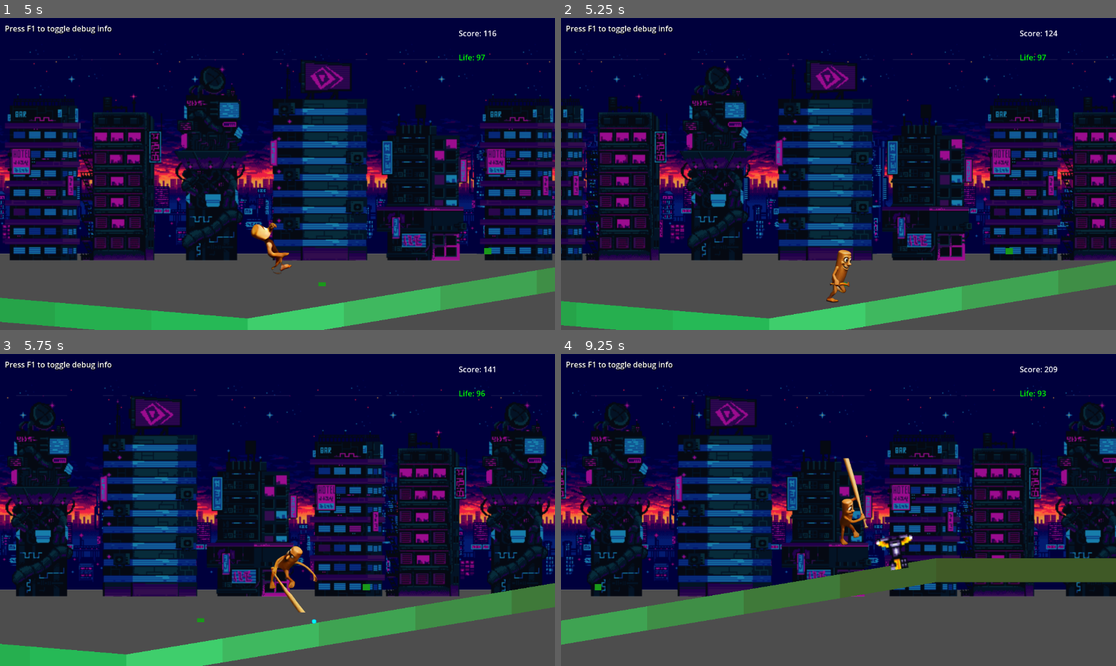
Above: before the commit, frames 1-4 (two rows, left to right).
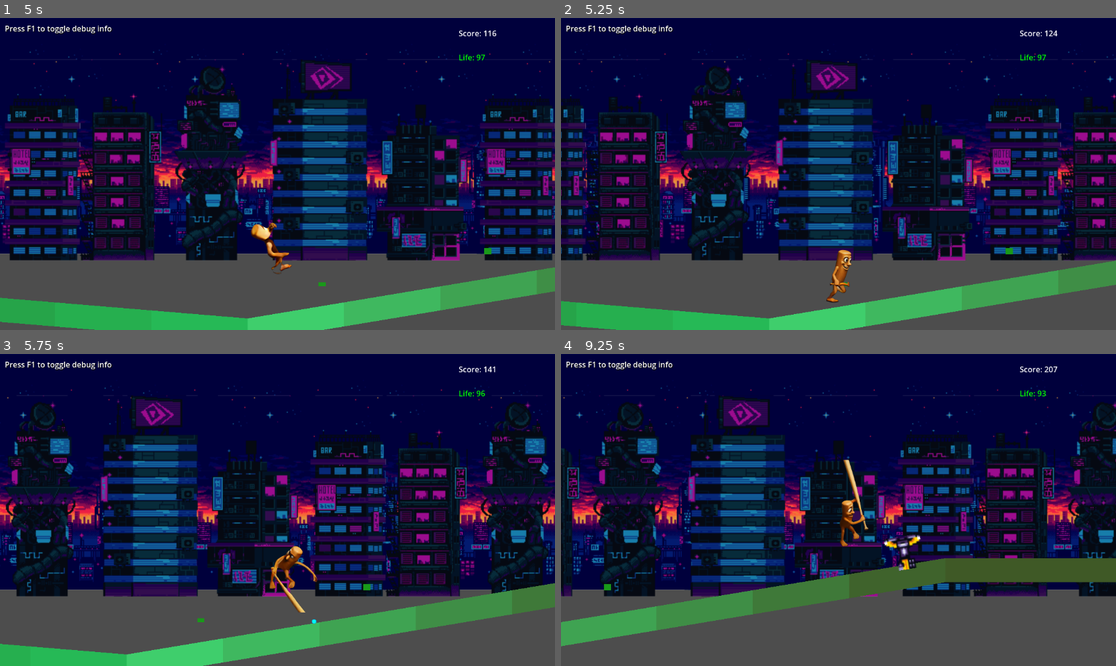
Above: after the commit, the same moments.

Repository: DeweyHur/meme_runner
Game: Godot game, scene res://scenes/MainMenu.tscn
Same seed, same stepped clock (60 frames per second), same inputs: the game is played once before the commit and once after it.
Inputs (mouse positions are in pixels of both pictures, inside the frame that each line leads up to):
- Up to frame 1 (5 s): click "Start Game" at 0.5 s; click "Next" at 1.25 s; tap Space (jump) at 2, 2.27, 2.75, 3.02, 3.5, 4.25, 4.52 s; move the mouse to (399, 158) at 2.02 s; move the mouse to (166, 189) at 2.77 s; move the mouse to (333, 105) at 3.52 s; hold Left (ui_left) 3.53-4.28 s; move the mouse to (249, 236) at 4.27 s
- Up to frame 2 (5.25 s): tap F at 5 s; move the mouse to (1005, 220) at 5.02 s
- Up to frame 3 (5.75 s): tap Space (jump) at 5.27 s
- Up to frame 4 (9.25 s): tap F at 5.75 s; move the mouse to (672, 463) at 5.77 s; hold Down (ui_down) 5.78-6.53 s; tap Space (jump) at 6.02, 7.52, 8.27, 9.02 s; move the mouse to (866, 510) at 6.52 s; move the mouse to (755, 432) at 7.27 s; hold Left (ui_left) 7.28-8.78 s; move the mouse to (960, 494) at 8.02 s; move the mouse to (727, 525) at 8.77 s

Frame 1 is identical in both runs. In frame 2, 1.4% of the frame differs, in the area x 0-100%, y 15-86%; in frame 3, 2.8%; in frame 4, 24%, in the area x 0-100%, y 4-94%.

Commit message:
Implement smooth slope movement for gradual decline slopes
- Add slope detection system that calculates angles from ground normals
- Implement handle_slope_movement() for smooth downward slope traversal
- Add slope configuration options (max_walkable_slope_angle, slope_movement_enabled)
- Integrate with existing procedural ground system
- Add debug overlay support for slope information (F1 key)
- Create comprehensive documentation in SLOPE_MOVEMENT_IMPLEMENTATION.md

Player now moves smoothly on gradual decline slopes instead of falling through them, creating more polished gameplay experience.

Diff:
--- a/Enemies/Drone/drone.tscn
+++ b/Enemies/Drone/drone.tscn
@@ -65,7 +65,6 @@
 [node name="Drone" type="Area2D"]
 scale = Vector2(4, 4)
 collision_layer = 2
-collision_mask = 1
 script = ExtResource("1_pxc43")
 
 [node name="Sprite2D" type="Sprite2D" parent="."]
--- a/Player/player.gd
+++ b/Player/player.gd
@@ -19,6 +19,13 @@
 var hurt_timer = 0.0
 var debug_info = {}  # Store debug information
 
+# Slope handling variables
+var max_walkable_slope_angle = 25.0  # Maximum slope angle in degrees that player can walk on
+var slope_movement_enabled = true  # Whether to enable smooth slope movement
+var current_slope_angle = 0.0  # Current slope angle in degrees
+var slope_normal = Vector2.UP  # Normal vector of the current slope
+var debug_slope_info = false  # Enable to show slope debug info
+
 # Shooting variables
 var shoot_timer = 0.0
 var shoot_interval = 4.0  # Configurable shooting interval in seconds
@@ -49,9 +56,22 @@
 		update_animations(0)  # No input during hurt
 		return
 
-	# Add the gravity.
-	if not is_on_floor():
-		velocity.y += gravity * delta
+	# Detect slope information when on floor
+	if is_on_floor():
+		detect_slope_info()
+	else:
+		# Reset slope info when not on floor
+		current_slope_angle = 0.0
+		slope_normal = Vector2.UP
+
+	# Handle slope movement
+	if is_on_floor() and slope_movement_enabled and abs(current_slope_angle) <= max_walkable_slope_angle:
+		# On gradual slope - apply slope-based movement
+		handle_slope_movement(delta)
+	else:
+		# Normal gravity when not on floor or on steep slopes
+		if not is_on_floor():
+			velocity.y += gravity * delta
 
 	# Handle Jump.
 	if Input.is_action_just_pressed("ui_accept") and is_on_floor():
@@ -91,6 +111,82 @@
 	# Update jumping state
 	if is_on_floor() and is_jumping:
 		is_jumping = false
+
+func detect_slope_info():
+	# Get slope information from the ground we're standing on
+	var ground_info = get_ground_info_at_position()
+	if ground_info.has("normal"):
+		slope_normal = ground_info.normal
+		# Calculate slope angle from normal
+		var slope_radians = acos(slope_normal.y)
+		current_slope_angle = rad_to_deg(slope_radians)
+
+		# Determine if slope is downward (negative angle)
+		if slope_normal.x > 0:  # Normal pointing right means downward slope
+			current_slope_angle = -current_slope_angle
+
+		# Debug output
+		if debug_slope_info:
+			print("Slope detected - Angle: %.1f°, Normal: %s" % [current_slope_angle, slope_normal])
+	else:
+		# Fallback: assume flat ground
+		current_slope_angle = 0.0
+		slope_normal = Vector2.UP
+
+func get_ground_info_at_position() -> Dictionary:
+	# Try to get ground information from procedural ground system
+	var game_scene = get_parent()
+	if game_scene and game_scene.has_method("get_ground_info_at_position"):
+		return game_scene.get_ground_info_at_position(position.x)
+
+	# Fallback: check collision with ground pieces
+	for i in get_slide_collision_count():
+		var collision = get_slide_collision(i)
+		var collider = collision.get_collider()
+
+		if collider and collider.has_method("get_ground_info_at_x"):
+			# Calculate x offset within the ground piece
+			var local_pos = collider.to_local(position)
+			return collider.get_ground_info_at_x(local_pos.x)
+
+	# Default fallback
+	return {"height": position.y, "normal": Vector2.UP}
+
+func handle_slope_movement(delta):
+	# Calculate slope-based movement
+	var slope_radians = deg_to_rad(current_slope_angle)
+
+	# For downward slopes, apply a gentle downward velocity
+	if current_slope_angle < 0:
+		# Calculate how much to move down based on slope angle
+		var slope_velocity = run_speed * sin(abs(slope_radians))
+		velocity.y = slope_velocity
+
+		if debug_slope_info:
+			print("Downhill movement - Slope: %.1f°, Velocity Y: %.1f" % [current_slope_angle, slope_velocity])
+	else:
+		# For upward slopes, maintain current y velocity (gravity will handle it)
+		velocity.y = 0
+
+	# Ensure we don't fall through the ground
+	if velocity.y > 0:
+		# Check if we're about to fall through
+		var ground_info = get_ground_info_at_position()
+		if ground_info.has("height"):
+			var ground_height = ground_info.height
+			if position.y + velocity.y * delta > ground_height:
+				velocity.y = 0
+				position.y = ground_height
+
+# Getter methods for debug overlay
+func get_current_slope_angle() -> float:
+	return current_slope_angle
+
+func get_slope_normal() -> Vector2:
+	return slope_normal
+
+func is_slope_movement_enabled() -> bool:
+	return slope_movement_enabled
 
 func update_animations(input_axis):
 
--- a/scripts/DebugOverlay.gd
+++ b/scripts/DebugOverlay.gd
@@ -103,6 +103,20 @@
 		var slope_angle = acos(floor_normal.y)
 		var slope_degrees = slope_angle * 180.0 / PI
 		player_info += "Slope Angle: %.1f°\n" % slope_degrees
+
+		# Show slope movement information
+		if player.has_method("get_current_slope_angle"):
+			var current_slope = player.get_current_slope_angle()
+			player_info += "Current Slope: %.1f°\n" % current_slope
+
+		if player.has_method("get_slope_normal"):
+			var slope_normal = player.get_slope_normal()
+			player_info += "Slope Normal: (%.3f, %.3f)\n" % [slope_normal.x, slope_normal.y]
+
+		# Show slope movement status
+		if player.has_method("is_slope_movement_enabled"):
+			var slope_enabled = player.is_slope_movement_enabled()
+			player_info += "Slope Movement: %s\n" % ("Enabled" if slope_enabled else "Disabled")
 
 		# Show debug info from player
 		if player.debug_info.has("slope_type"):
Not shown, added: SLOPE_MOVEMENT_IMPLEMENTATION.md
